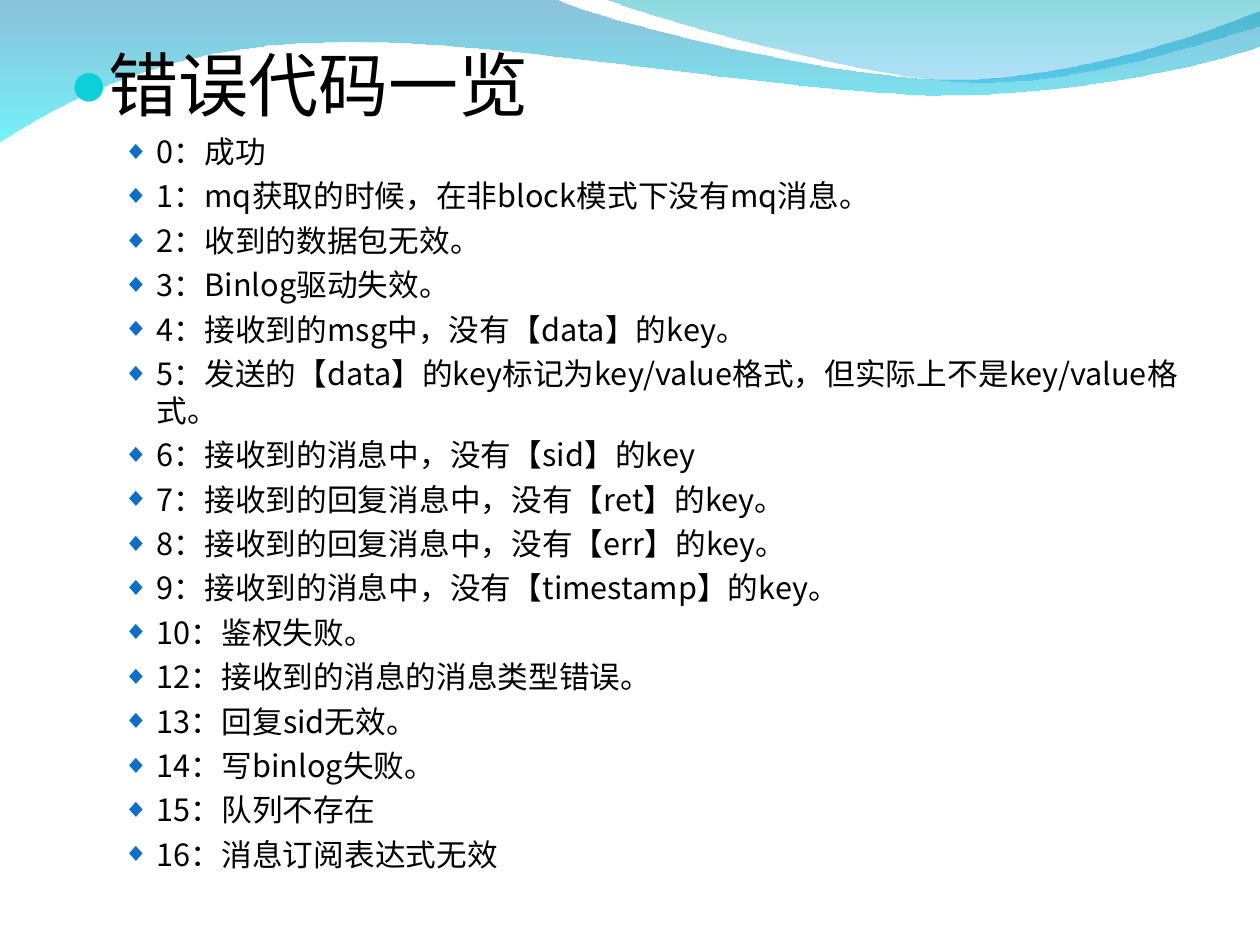
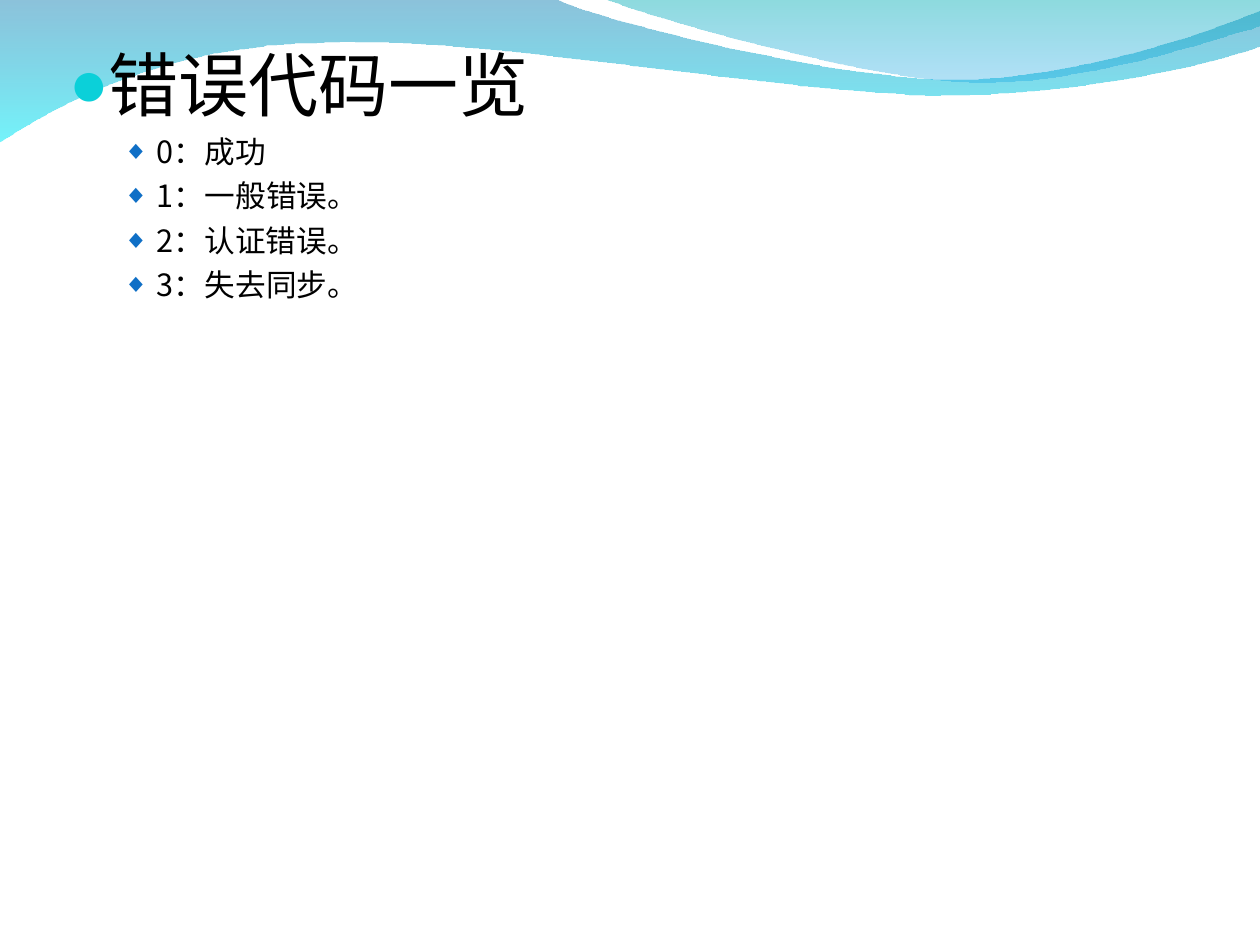
Before and after one commit to burstas/cwinux-mq, a slide deck: slide 24 of mq/doc/mq_introduce.ppt. Drawn at 1260x945 pixels with LibreOffice and Linux fonts; fonts in the diff are those of the drawing; background and template pictures are left out. Boxes give left, top, right and bottom in pixels: in the first picture for what was removed or moved away, otherwise in the second. Text is boxed around its words. In the diff, an @@ line names an element or a change of style, - is before the commit and + after.

```diff
--- a/mq/doc/mq_introduce.ppt
+++ b/mq/doc/mq_introduce.ppt
@@ text at (157, 181, 358, 299): text changed @@
-  ◆ 1：mq获取的时候，在非block模式下没有mq消息。
-  ◆ 2：收到的数据包无效。
-  ◆ 3：Binlog驱动失效。
-  ◆ 4：接收到的msg中，没有【data】的key。
-  ◆ 5：发送的【data】的key标记为key/value格式，但实际上不是key/value格式。
-  ◆ 6：接收到的消息中，没有【sid】的key
-  ◆ 7：接收到的回复消息中，没有【ret】的key。
-  ◆ 8：接收到的回复消息中，没有【err】的key。
-  ◆ 9：接收到的消息中，没有【timestamp】的key。
-  ◆ 10：鉴权失败。
-  ◆ 12：接收到的消息的消息类型错误。
-  ◆ 13：回复sid无效。
-  ◆ 14：写binlog失败。
-  ◆ 15：队列不存在
-  ◆ 16：消息订阅表达式无效
+  ◆ 1：一般错误。
+  ◆ 2：认证错误。
+  ◆ 3：失去同步。
```
Also in this commit, not shown: 4 other slides changed, 1 slide removed.
